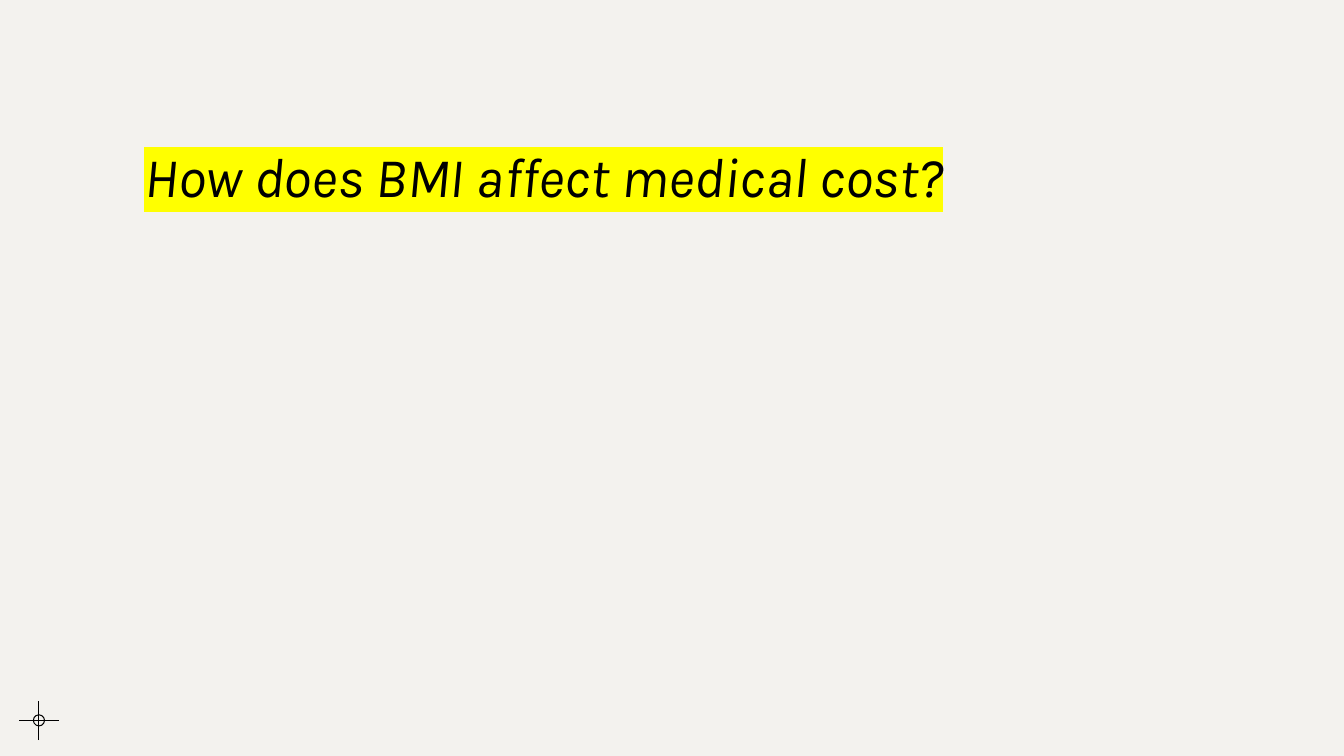
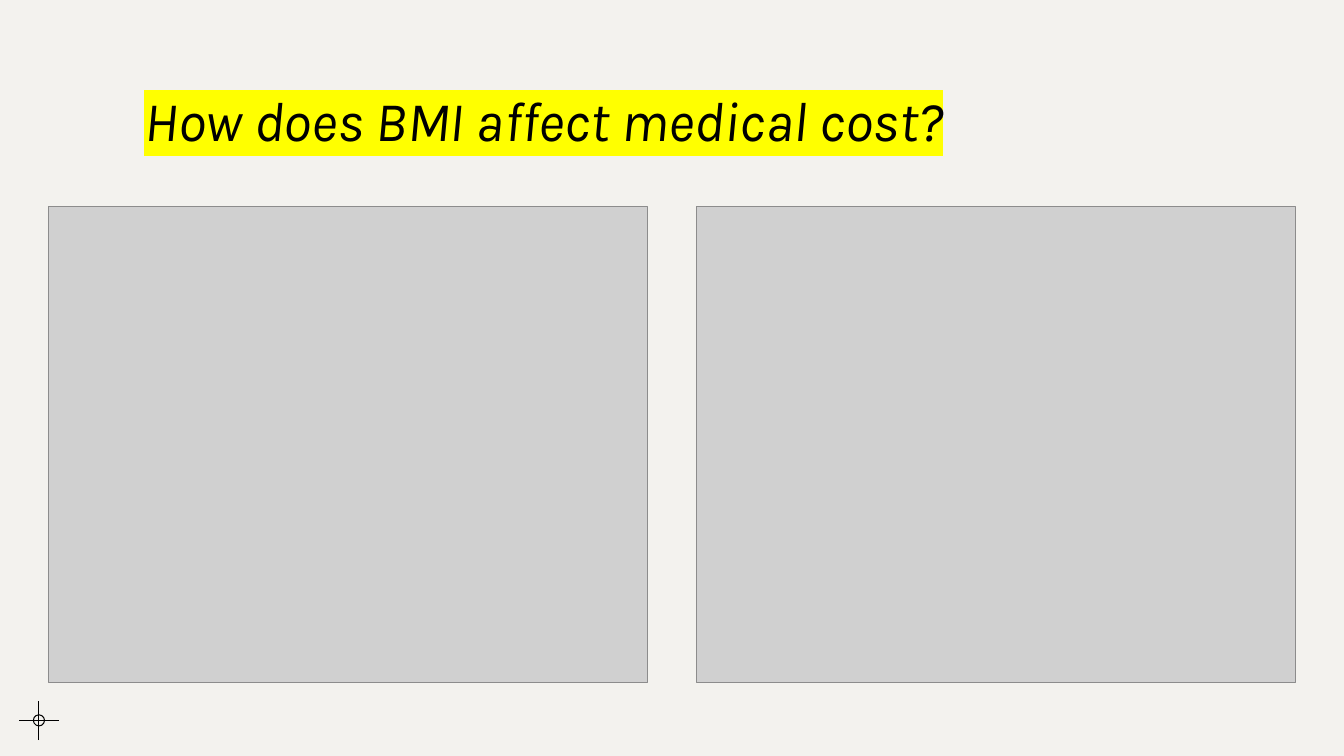
Before and after one commit to jaimelangenfeld/project1, a slide deck: slide 7 of Medical Cost After Insurance.pptx (slide 5 before the commit). Drawn at 1344x756 pixels with LibreOffice and Linux fonts; fonts in the diff are those of the drawing; grey boxes stand for pictures. Boxes give left, top, right and bottom in pixels: in the first picture for what was removed or moved away, otherwise in the second. Text is boxed around its words. In the diff, an @@ line names an element or a change of style, - is before the commit and + after.

Commit message:
Added BMI and Age Sex Slides

```diff
--- a/Medical Cost After Insurance.pptx
+++ b/Medical Cost After Insurance.pptx
@@ title "How does BMI affect medical ...": place and size @@
-title "How does BMI affect medical ..." at box(144, 158, 943, 198)
+title "How does BMI affect medical ..." at box(144, 102, 943, 142)
@@ picture added at box(48, 207, 648, 683) @@
@@ picture added at box(697, 207, 1297, 683) @@
```
Also in this commit, not shown: 1 other slide changed, 3 slides added, 5 other files.
